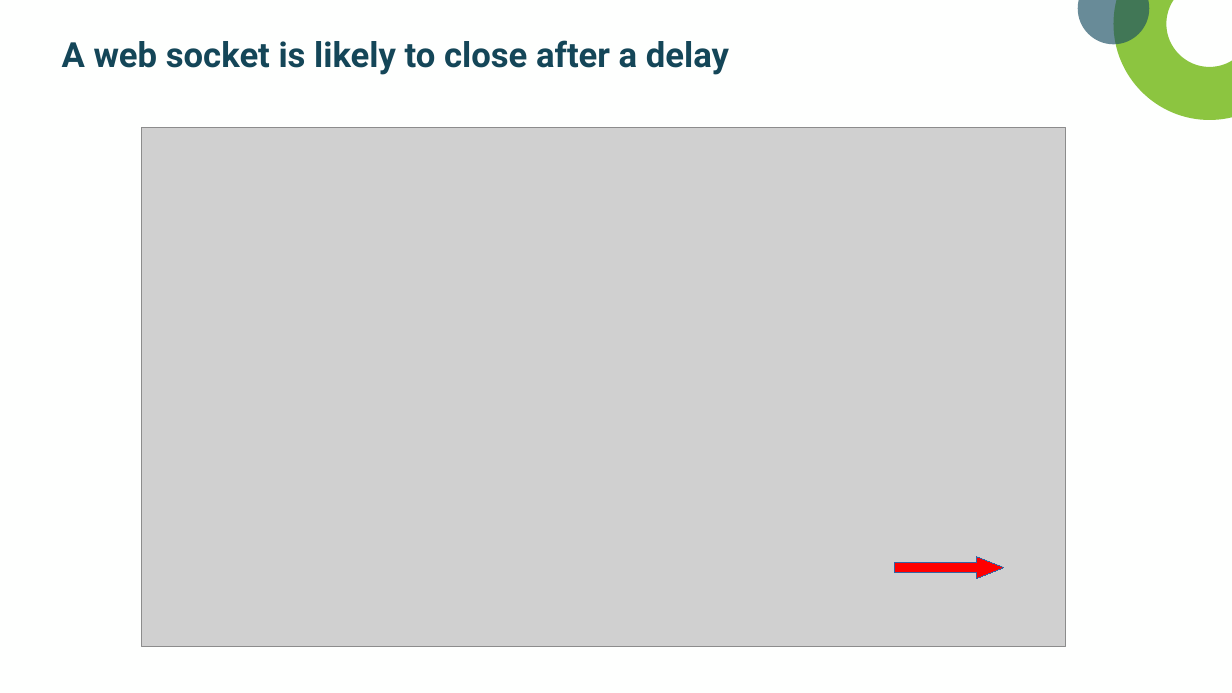
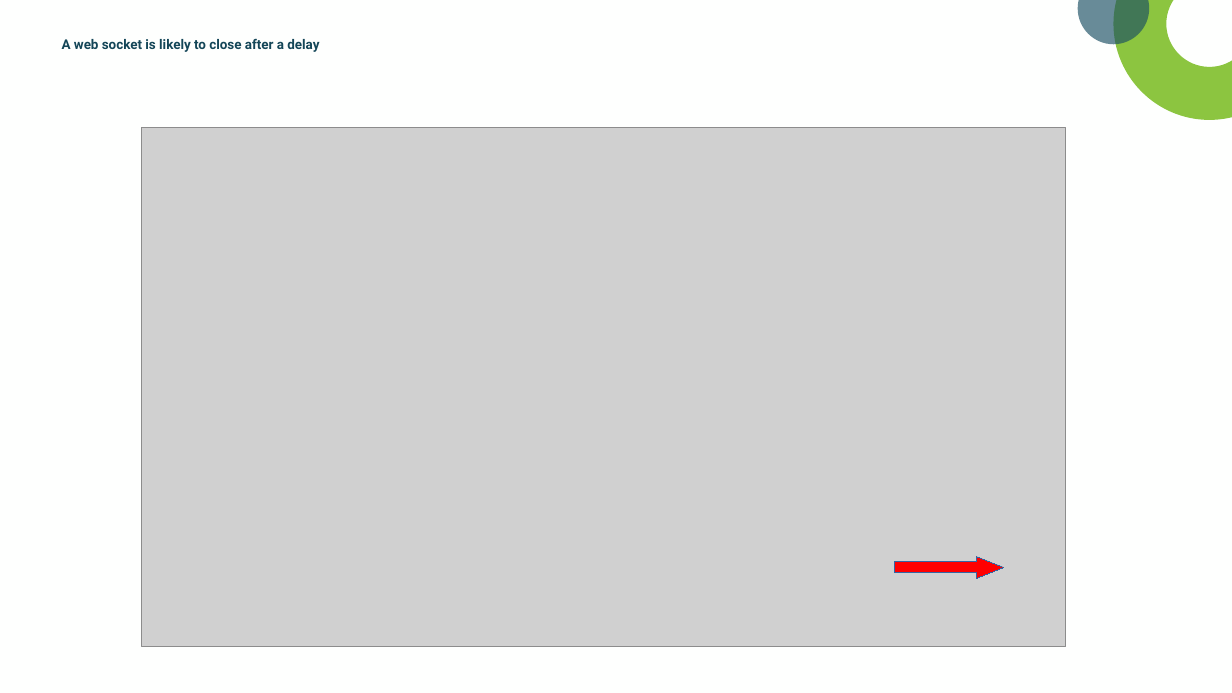
Before and after one commit to amwebexpert/ws-poker-planning, a slide deck: slide 6 of docs/L&L WebSockets tutorial 2022-10-06.pptx. Drawn at 1232x693 pixels with LibreOffice and Linux fonts; fonts in the diff are those of the drawing; grey boxes stand for pictures; background and template pictures are left out. Boxes give left, top, right and bottom in pixels: in the first picture for what was removed or moved away, otherwise in the second. Text is boxed around its words. In the diff, an @@ line names an element or a change of style, - is before the commit and + after.

```diff
--- a/docs/L&L WebSockets tutorial 2022-10-06.pptx
+++ b/docs/L&L WebSockets tutorial 2022-10-06.pptx
@@ text "A web socket is likely ..." at bbox=[62, 38, 319, 52]: size 27 to 10.5 pt @@
```
Also in this commit, not shown: 12 other slides changed, 1 slide added, 4 other files.
